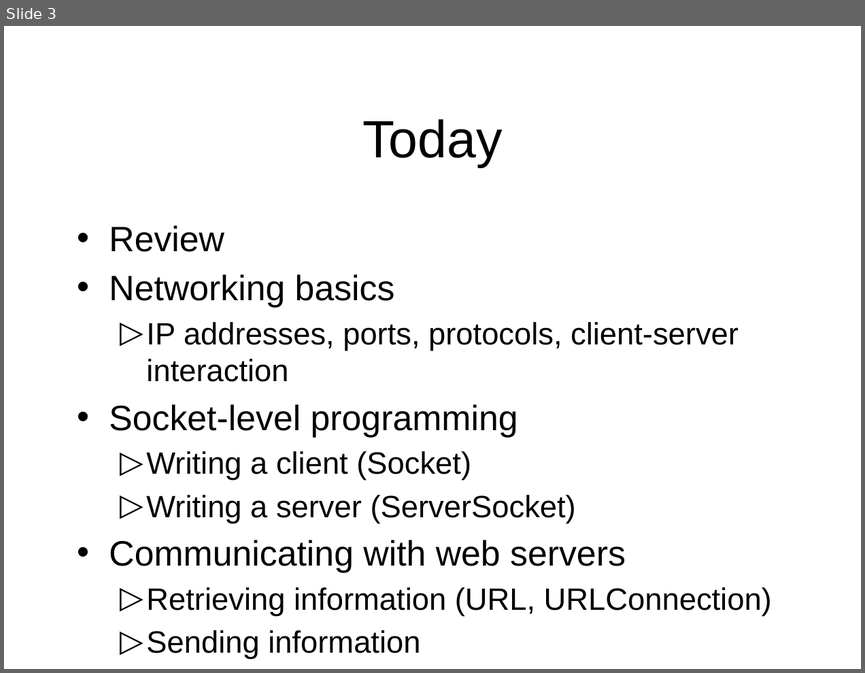
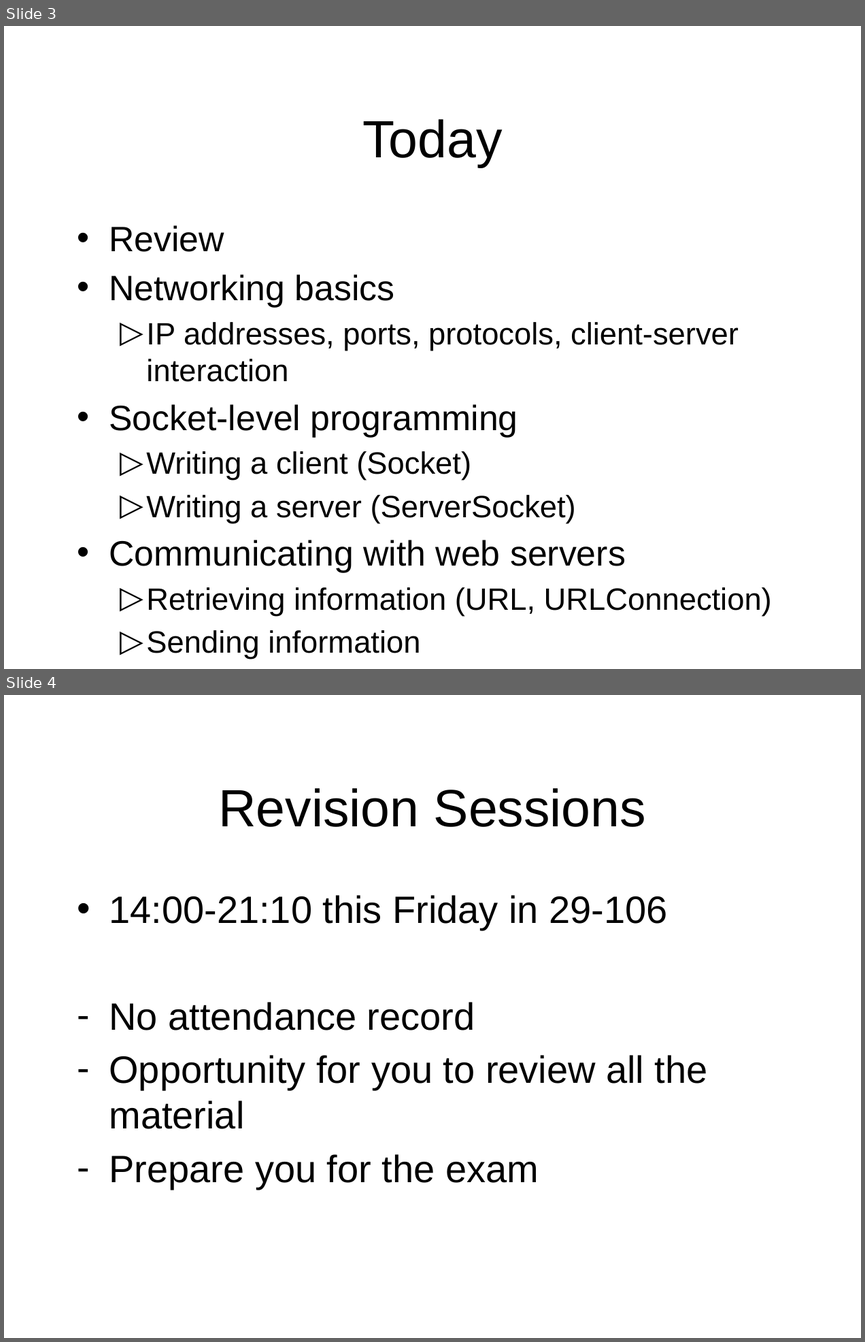
Before and after one commit to octaviordz/zjnu2017.github.io, a slide deck: OOP/lectures/120--Network.Programming.pptx. Shown one above the other, each under a label of ours: slide 3 before the commit, slides 3 and 4 after it. The pictures are 865x673 and 865x1342 pixels, drawn with LibreOffice and Linux fonts; fonts in the diff are those of the drawing. Boxes give left, top, right and bottom in pixels: in the first picture for what was removed or moved away, otherwise in the second. Text is boxed around its words. In the diff, an @@ line names an element or a change of style, - is before the commit and + after.

Commit message:
Update slides with review questions for lecture.

```diff
--- a/OOP/lectures/120--Network.Programming.pptx
+++ b/OOP/lectures/120--Network.Programming.pptx
@@ slide 4 added at <box>4,695,861,1338</box>, background #FFFFFF @@
@@ title added at <box>218,788,646,827</box>, 44 pt, text #000000 @@
+Revision Sessions
@@ text added at <box>109,895,708,1189</box>, 32 pt, text #000000 @@
+• 14:00-21:10 this Friday in 29-106
+– No attendance record
+– Opportunity for you to review all the material
+– Prepare you for the exam
```
Also in this commit, not shown: 2 slides changed, 16 other slides added, 2 other files.
